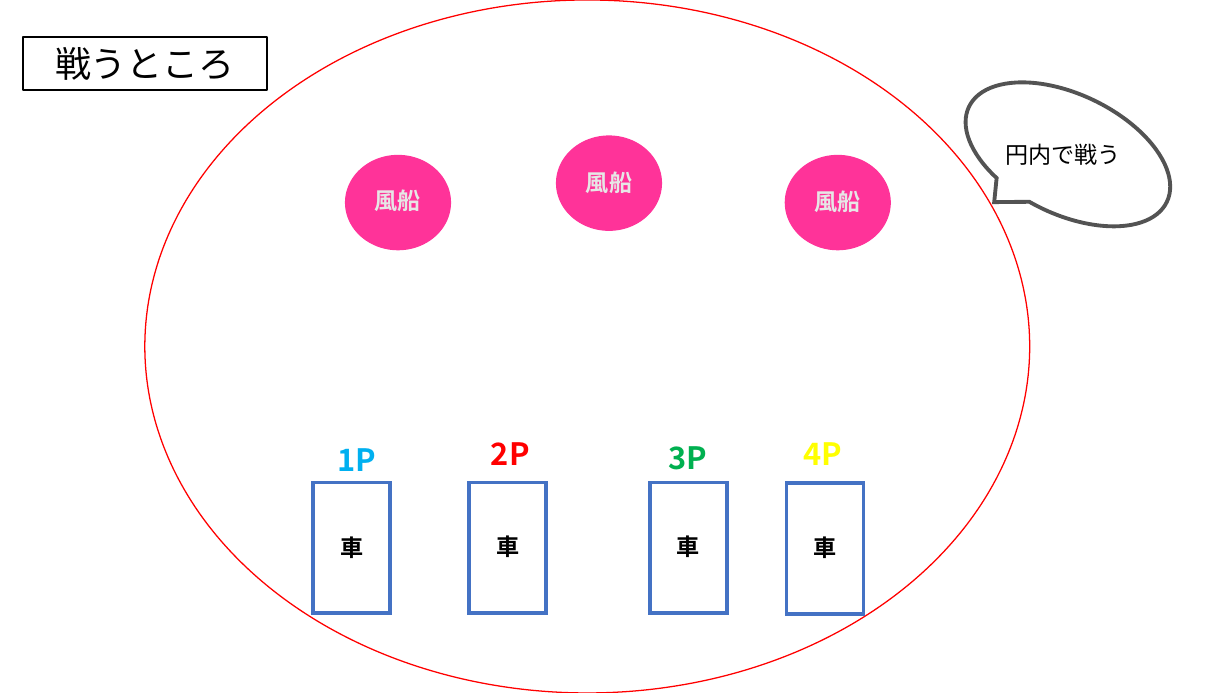
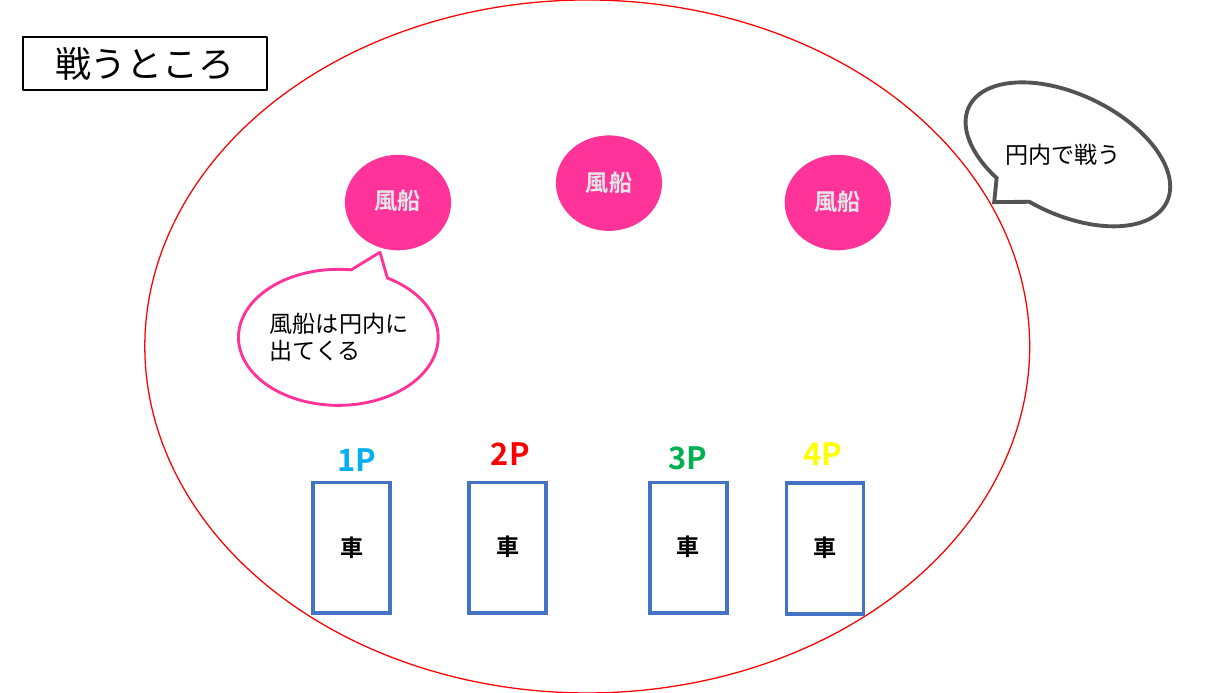
Before and after one commit to MizukiKato0416/sotsugyou_time_kato, a slide deck: slide 15 of 卒業制作_風船わりゲーム（仮）.pptx. Drawn at 1232x693 pixels with LibreOffice and Linux fonts; fonts in the diff are those of the drawing. Boxes give left, top, right and bottom in pixels: in the first picture for what was removed or moved away, otherwise in the second. Text is boxed around its words. In the diff, an @@ line names an element or a change of style, - is before the commit and + after.

```diff
--- a/卒業制作_風船わりゲーム（仮）.pptx
+++ b/卒業制作_風船わりゲーム（仮）.pptx
@@ speech bubble added at [238,269,438,405], outline #FF3399 2.25 pt @@
@@ text added at [270,312,409,361], 18 pt, text #000000 @@
+風船は円内に出てくる
```
Also in this commit, not shown: 1 other file.
